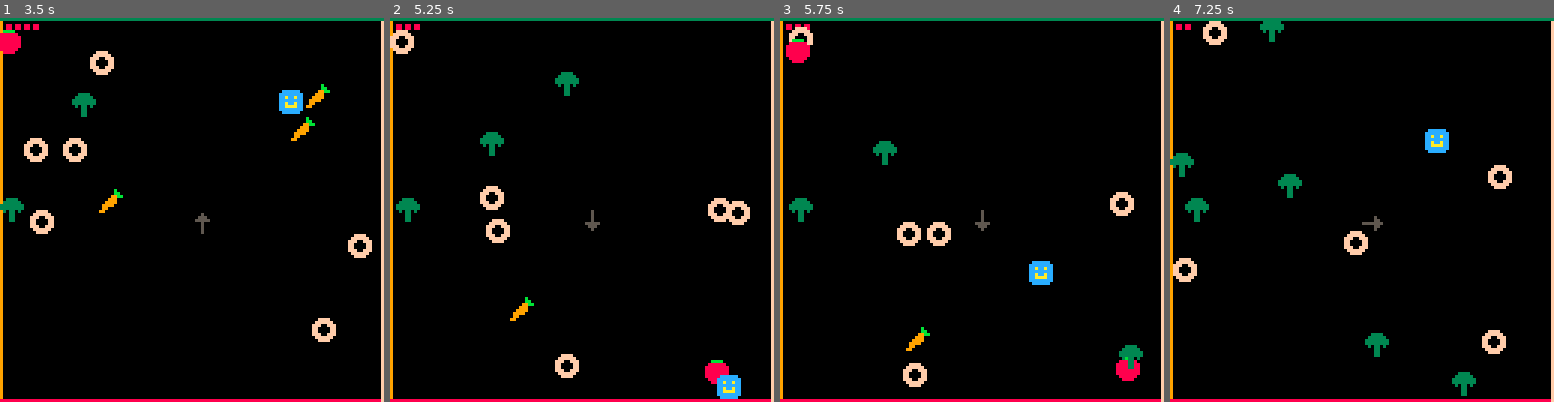
Above: before the commit, frames 1-4 (left to right).
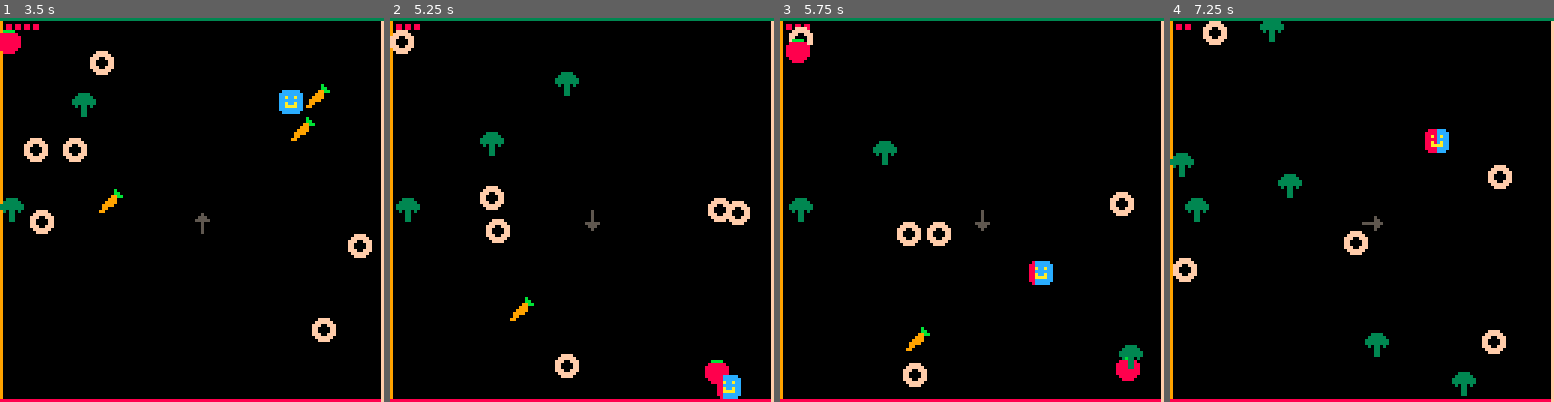
Above: after the commit, the same moments.

Repository: aegrae/f00dwars
Game: PICO-8 cartridge f00dwars.p8
The game is run twice, just before and just after one commit, with the same random seed, the same clock (stepped at 60 frames per second) and the same inputs.
Inputs:
- Up to frame 1 (3.5 s): tap X (X key) at 0.33, 1.07, 1.85, 2.97 s; tap O (Z key) at 0.7, 1.7, 2.1, 2.5, 2.9, 3.3 s; hold Right 1.6-2.1 s; hold Up 2.15-2.42 s; hold Right 2.47-3.03 s; hold Left from 3.08 s (still down)
- Up to frame 2 (5.25 s): release Left at 3.58 s; hold Down 3.63-3.97 s; tap O (Z key) every 0.4 s from 3.7 to 4.9 s; hold Right 4.02-4.68 s; tap X (X key) at 4.08, 5.2 s; hold Up 4.73-5.03 s; hold Left from 5.08 s (still down)
- Up to frame 3 (5.75 s): tap O (Z key) at 5.3, 5.7 s; release Left at 5.68 s; hold Down from 5.73 s (still down)
- Up to frame 4 (7.25 s): release Down at 6.03 s; hold Right 6.08-6.58 s; tap O (Z key) at 6.1, 6.5, 6.9 s; tap X (X key) at 6.32 s; hold Right 6.63-7.13 s; hold Up from 7.18 s (still down)

Frame 1 is identical in both runs. In frame 2, less than 0.1% of the frame differs, in the area x 85-87%, y 92-100%; in frame 3, less than 0.1%; in frame 4, 0.2%, in the area x 66-70%, y 28-36%.

Commit message:
Add healing over time

Diff:
--- a/f00dwars.p8
+++ b/f00dwars.p8
@@ -1,6 +1,9 @@
 pico-8 cartridge // http://www.pico-8.com
 version 18
 __lua__
+-- f00dwars
+-- by davis, ashlae, ifenna
+
 --constants
 g = -0.3
 move_speed = 2
@@ -11,6 +14,7 @@
 jump_vel = 5
 max_health = 5
 invuln_frames = 60
+heal_frames = 300
 health_gui_x = 2
 health_gui_y = 2
 health_gui_size = 2
@@ -93,6 +97,7 @@
  player.health = max_health
  player.jumping = true
  player.invuln_timer = 0
+ player.heal_timer = 0
 end
 
 function initialize_fruits()
@@ -146,6 +151,11 @@
  fruits[#fruits + 1] = fruit
 end
 
+function heal()
+ player.health = player.health + 1
+ player.heal_timer = 0
+end
+
 function update_timers()
  frames_alive = frames_alive + 1
  if frames_alive % fruit_spawn_frames == 0 then
@@ -153,6 +163,12 @@
  end
  if player.invuln_timer > 0 then
   player.invuln_timer = player.invuln_timer - 1
+ end
+ if player.health < max_health then
+  player.heal_timer = player.heal_timer + 1
+  if player.heal_timer == heal_frames then
+   heal()
+  end
  end
 end
 
@@ -197,12 +213,13 @@
 end
 
 function draw_player()
+ player_sprite = 51 + flr(player.heal_timer / heal_frames * 9)
  if player.invuln_timer > 0 then
   if flr(player.invuln_timer / 2) % 2 == 0 then
-   spr(33, player.x, player.y)
+   spr(player_sprite, player.x, player.y)
   end
  else
-  spr(33, player.x, player.y)
+  spr(player_sprite, player.x, player.y)
  end
 end
 
@@ -225,23 +242,23 @@
   player.y = player.y + move_speed
  end
  if btnp(4) and not player.jumping then
-  jump()
- end
-end
-
-function jump()
+  jump(jump_vel)
+ end
+end
+
+function jump(vel)
  player.jumping = true
  if g_dir == left then
-  player.x_vel = jump_vel
+  player.x_vel = vel
  end
  if g_dir == right then
-  player.x_vel = -jump_vel
+  player.x_vel = -vel
  end
  if g_dir == up then
-  player.y_vel = jump_vel
+  player.y_vel = vel
  end
  if g_dir == down then
-  player.y_vel = -jump_vel
+  player.y_vel = -vel
  end
 end
 
Not shown, changed: 137 lines of the sprite sheet (__gfx__) section of f00dwars.p8
Not shown, changed: the thumbnail (__label__) section of f00dwars.p8
